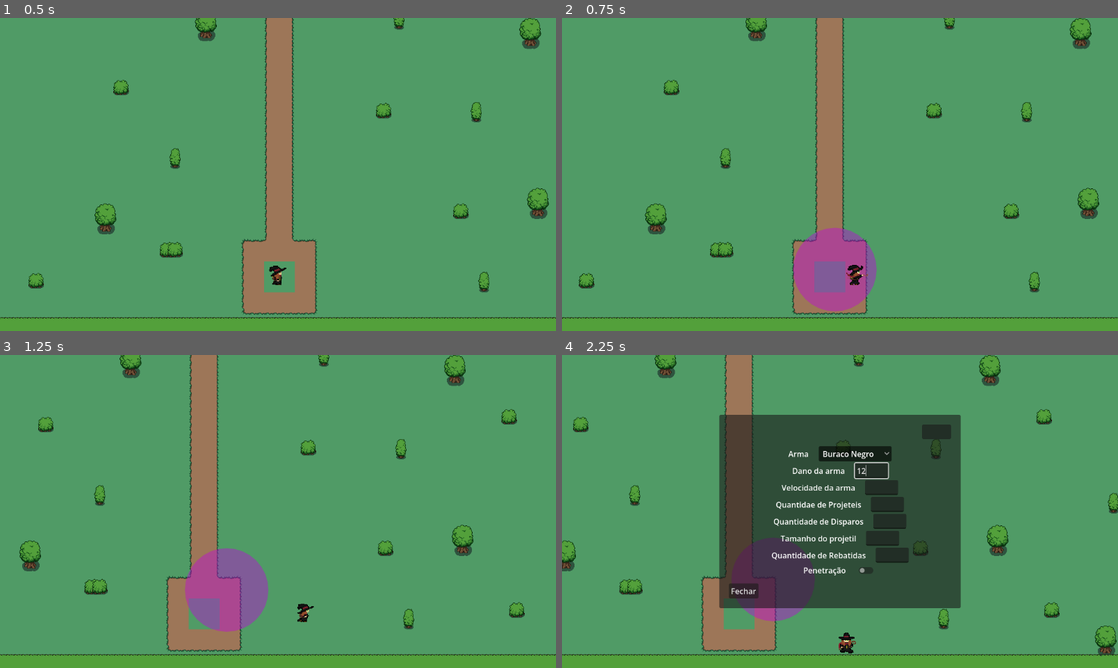
Above: before the commit, frames 1-4 (two rows, left to right).
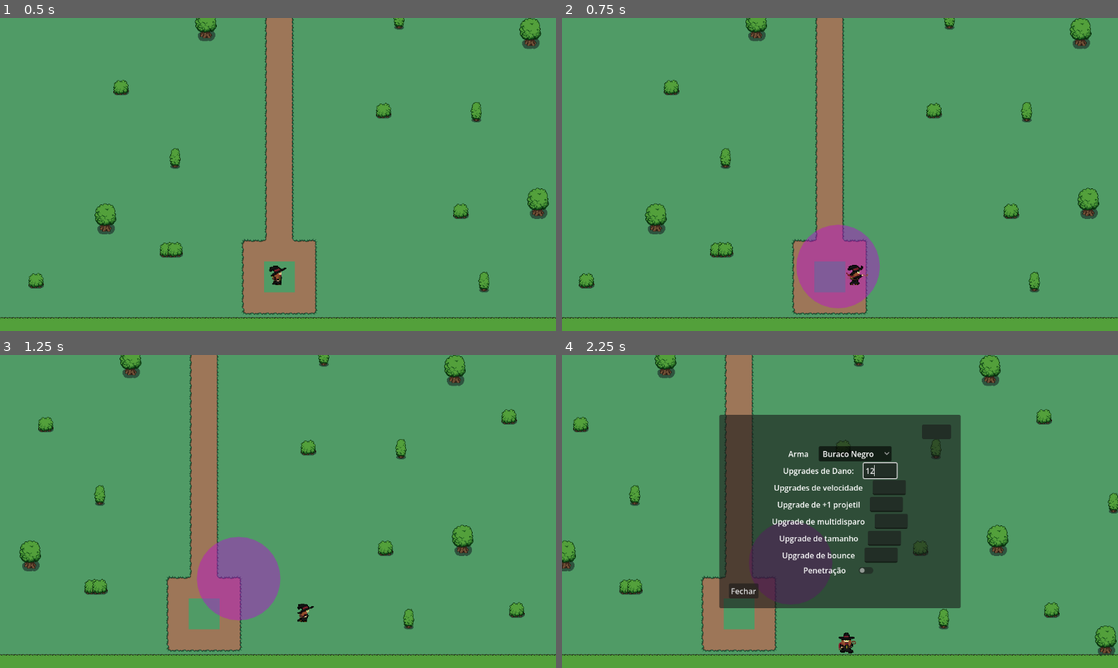
Above: after the commit, the same moments.

Repository: KidovieckF/ecos-tg
Game: Godot game, scene res://Cenas/Mundo/LobbyPrincipal.tscn
Same seed, same stepped clock (60 frames per second), same inputs: the game is played once before the commit and once after it. The engine's default icon, where the game draws it, is replaced by a stand-in: a white triangle on a blue panel in a dark square.
Inputs (mouse positions are in pixels of both pictures, inside the frame that each line leads up to):
- Up to frame 1 (0.5 s): no input
- Up to frame 2 (0.75 s): tap Enter at 0.5 s; move the mouse to (962, 158) at 0.52 s; press the mouse at (962, 158) at 0.53 s; hold D (Direita) from 0.53 s (still down)
- Up to frame 3 (1.25 s): keep holding D (Direita); right-click (400, 495) at 0.8 s
- Up to frame 4 (2.25 s): move the mouse to (728, 527) at 1.27 s; release D (Direita) at 1.28 s; release the mouse at (728, 527) at 1.28 s; hold S (Baixo) 1.28-2 s; right-click (728, 527) at 1.35 s; tap Tab (Debbug) at 1.55 s; click (873, 470) at 2.02 s; type "12" at 2.1 s

Frame 1 is identical in both runs. In frame 2, 0.4% of the frame differs, in the area x 41-58%, y 66-94%; in frame 3, 1.6%; in frame 4, 3.1%, in the area x 31-63%, y 34-86%.

Commit message:
att 20/08
começo da implementação da nova loja e modificações nas armas

Diff:
--- /dev/null
+++ b/Cenas/Botões de itens/arma_btn.tscn
@@ -0,0 +1,9 @@
+[gd_scene format=3 uid="uid://bnde680ewximd"]
+
+[node name="armaBtn" type="TextureButton" unique_id=1540479534]
+anchors_preset = 15
+anchor_right = 1.0
+anchor_bottom = 1.0
+grow_horizontal = 2
+grow_vertical = 2
+stretch_mode = 0
--- /dev/null
+++ b/Cenas/Botões de itens/artefato_btn.tscn
@@ -0,0 +1,13 @@
+[gd_scene format=3 uid="uid://dggd0dlroigjm"]
+
+[node name="Control" type="TextureButton" unique_id=1573922183]
+custom_minimum_size = Vector2(50, 50)
+anchors_preset = 8
+anchor_left = 0.5
+anchor_top = 0.5
+anchor_right = 0.5
+anchor_bottom = 0.5
+grow_horizontal = 2
+grow_vertical = 2
+size_flags_vertical = 4
+stretch_mode = 0
--- a/Cenas/Huds/Debugg_Hud.tscn
+++ b/Cenas/Huds/Debugg_Hud.tscn
@@ -77,7 +77,7 @@
 
 [node name="Label" type="Label" parent="Panel/MarginContainer/Pagina1/Dano" unique_id=1979285430]
 layout_mode = 2
-text = "Dano da arma"
+text = "Upgrades de Dano:"
 
 [node name="DanoLine" type="LineEdit" parent="Panel/MarginContainer/Pagina1/Dano" unique_id=559309362]
 unique_name_in_owner = true
@@ -90,7 +90,7 @@
 
 [node name="Label" type="Label" parent="Panel/MarginContainer/Pagina1/Speed" unique_id=977653296]
 layout_mode = 2
-text = "Velocidade da arma"
+text = "Upgrades de velocidade"
 
 [node name="SpeedLine" type="LineEdit" parent="Panel/MarginContainer/Pagina1/Speed" unique_id=851074081]
 unique_name_in_owner = true
@@ -103,7 +103,7 @@
 
 [node name="Label" type="Label" parent="Panel/MarginContainer/Pagina1/Projeteis" unique_id=1050587945]
 layout_mode = 2
-text = "Quantidae de Projeteis"
+text = "Upgrade de +1 projetil"
 
 [node name="ProjLine" type="LineEdit" parent="Panel/MarginContainer/Pagina1/Projeteis" unique_id=2040225403]
 unique_name_in_owner = true
@@ -116,7 +116,7 @@
 
 [node name="Label" type="Label" parent="Panel/MarginContainer/Pagina1/Disparos" unique_id=525029747]
 layout_mode = 2
-text = "Quantidade de Disparos"
+text = "Upgrade de multidisparo"
 
 [node name="DisparoLine" type="LineEdit" parent="Panel/MarginContainer/Pagina1/Disparos" unique_id=671935693]
 unique_name_in_owner = true
@@ -129,7 +129,7 @@
 
 [node name="Label" type="Label" parent="Panel/MarginContainer/Pagina1/Tamanho" unique_id=240156573]
 layout_mode = 2
-text = "Tamanho do projetil"
+text = "Upgrade de tamanho"
 
 [node name="TamanhoLine" type="LineEdit" parent="Panel/MarginContainer/Pagina1/Tamanho" unique_id=1238335145]
 unique_name_in_owner = true
@@ -142,7 +142,7 @@
 
 [node name="Label" type="Label" parent="Panel/MarginContainer/Pagina1/Bounce" unique_id=1187306248]
 layout_mode = 2
-text = "Quantidade de Rebatidas"
+text = "Upgrade de bounce"
 
 [node name="BounceLine" type="LineEdit" parent="Panel/MarginContainer/Pagina1/Bounce" unique_id=1915002218]
 unique_name_in_owner = true
--- /dev/null
+++ b/Cenas/Huds/hud_loja.tscn
@@ -0,0 +1,74 @@
+[gd_scene format=3 uid="uid://kmtyawswx1qp"]
+
+[ext_resource type="Script" uid="uid://cpbskcm7ucaok" path="res://Scripts/Mundo/Salas/loja_hud.gd" id="1_v0yjx"]
+[ext_resource type="Script" uid="uid://bmxf0u4dayjym" path="res://Recursos/Armas/arma_recurso.gd" id="2_1xq1i"]
+[ext_resource type="PackedScene" uid="uid://dggd0dlroigjm" path="res://Cenas/Botões de itens/artefato_btn.tscn" id="2_35upk"]
+[ext_resource type="Script" uid="uid://dja2hqiq4y6k" path="res://Recursos/Artefatos/artefatos.gd" id="2_fcwhe"]
+[ext_resource type="Resource" uid="uid://jkk1dg3tgva4" path="res://Recursos/Artefatos/Teste_dano.tres" id="3_hvdk6"]
+[ext_resource type="Resource" uid="uid://b36ypyd4u11v7" path="res://Recursos/Armas/Laser.tres" id="3_wn5sp"]
+[ext_resource type="Resource" uid="uid://ddmiyd4uofc2b" path="res://Recursos/Armas/Missil.tres" id="4_h1rty"]
+[ext_resource type="Resource" uid="uid://dlstaa81tgc3d" path="res://Recursos/Armas/Gravity.tres" id="5_vypj1"]
+[ext_resource type="Resource" uid="uid://bk7atnl1twgbk" path="res://Recursos/Armas/Circulo_Fogo.tres" id="6_3eiqi"]
+[ext_resource type="PackedScene" uid="uid://bnde680ewximd" path="res://Cenas/Botões de itens/arma_btn.tscn" id="9_lqvjm"]
+
+[node name="Control" type="Control" unique_id=875357598]
+layout_mode = 3
+anchors_preset = 15
+anchor_right = 1.0
+anchor_bottom = 1.0
+grow_horizontal = 2
+grow_vertical = 2
+script = ExtResource("1_v0yjx")
+armas = Array[ExtResource("2_1xq1i")]([ExtResource("3_wn5sp"), ExtResource("4_h1rty"), ExtResource("5_vypj1"), ExtResource("6_3eiqi")])
+artefatos = Array[ExtResource("2_fcwhe")]([ExtResource("3_hvdk6")])
+
+[node name="Panel" type="Panel" parent="." unique_id=1020717749]
+custom_minimum_size = Vector2(450, 300)
+layout_mode = 1
+anchors_preset = 8
+anchor_left = 0.5
+anchor_top = 0.5
+anchor_right = 0.5
+anchor_bottom = 0.5
+offset_left = -20.0
+offset_top = -20.0
+offset_right = 20.0
+offset_bottom = 20.0
+grow_horizontal = 2
+grow_vertical = 2
+
+[node name="MarginContainer" type="MarginContainer" parent="Panel" unique_id=1657361450]
+layout_mode = 1
+anchors_preset = 15
+anchor_right = 1.0
+anchor_bottom = 1.0
+grow_horizontal = 2
+grow_vertical = 2
+theme_override_constants/margin_top = 20
+
+[node name="VBoxContainer" type="VBoxContainer" parent="Panel/MarginContainer" unique_id=1354755981]
+layout_mode = 2
+theme_override_constants/separation = 20
+alignment = 1
+
+[node name="ArmaBtn" parent="Panel/MarginContainer/VBoxContainer" unique_id=1540479534 instance=ExtResource("9_lqvjm")]
+unique_name_in_owner = true
+layout_mode = 2
+size_flags_horizontal = 4
+size_flags_vertical = 0
+
+[node name="Artefatos" type="HBoxContainer" parent="Panel/MarginContainer/VBoxContainer" unique_id=1666136618]
+layout_mode = 2
+alignment = 1
+
+[node name="ArtefatoBtn" parent="Panel/MarginContainer/VBoxContainer/Artefatos" unique_id=1204837669 instance=ExtResource("2_35upk")]
+unique_name_in_owner = true
+layout_mode = 2
+
+[node name="ArtefatoBtn2" parent="Panel/MarginContainer/VBoxContainer/Artefatos" unique_id=631438980 instance=ExtResource("2_35upk")]
+unique_name_in_owner = true
+layout_mode = 2
+
+[connection signal="pressed" from="Panel/MarginContainer/VBoxContainer/ArmaBtn" to="." method="_on_arma_btn_pressed"]
+[connection signal="pressed" from="Panel/MarginContainer/VBoxContainer/Artefatos/ArtefatoBtn" to="." method="_on_artefato_btn_pressed"]
+[connection signal="pressed" from="Panel/MarginContainer/VBoxContainer/Artefatos/ArtefatoBtn2" to="." method="_on_artefato_btn_2_pressed"]
--- a/Hud_upgrade.tscn
+++ b/Hud_upgrade.tscn
@@ -2,17 +2,7 @@
 
 [ext_resource type="Script" uid="uid://dqgu7wmkeuk66" path="res://Scripts/Huds/hud_upgrade.gd" id="1_jkgpm"]
 [ext_resource type="Script" uid="uid://8c037puqgbug" path="res://Recursos/itens_data.gd" id="2_x6fcg"]
-[ext_resource type="Resource" uid="uid://bbk331fykv6fn" path="res://Recursos/Upgrades/Dano.tres" id="3_x6fcg"]
-[ext_resource type="Resource" uid="uid://p1bxp45lxdj4" path="res://Recursos/Upgrades/Velocidade.tres" id="4_lwiws"]
-[ext_resource type="Resource" uid="uid://kp2g3nno1r2t" path="res://Recursos/Upgrades/Vida.tres" id="5_ojnsx"]
-[ext_resource type="Resource" uid="uid://di7pdywk7r0nr" path="res://Recursos/Upgrades/Tamanho.tres" id="6_16bmg"]
 [ext_resource type="PackedScene" uid="uid://ywipkdmnc0ja" path="res://Cenas/Mundo/upgrade.tscn" id="6_lwiws"]
-[ext_resource type="Resource" uid="uid://cax4h5p8wd1cs" path="res://Recursos/Upgrades/ProjExtra.tres" id="7_dquic"]
-[ext_resource type="Resource" uid="uid://pk2omm0vbbt3" path="res://Recursos/Upgrades/Ricochete.tres" id="8_tsftb"]
-[ext_resource type="Resource" uid="uid://dyic6vn531y2d" path="res://Recursos/Upgrades/Rajada.tres" id="9_tsftb"]
-[ext_resource type="Resource" uid="uid://pec5eegrfn0o" path="res://Recursos/Upgrades/VelocidadeAtaque.tres" id="10_ourud"]
-[ext_resource type="Resource" uid="uid://do16bgtf3rqjd" path="res://Recursos/Upgrades/VelocidadeBala.tres" id="11_ourud"]
-[ext_resource type="Resource" uid="uid://c8s2rq5gtwye5" path="res://Recursos/Upgrades/Perfurante.tres" id="12_fee74"]
 
 [sub_resource type="StyleBoxFlat" id="StyleBoxFlat_lwiws"]
 bg_color = Color(0.30685335, 0.6371675, 0.8390747, 1)
@@ -24,7 +14,7 @@
 [node name="CanvasLayer" type="CanvasLayer" unique_id=1338939119]
 process_mode = 3
 script = ExtResource("1_jkgpm")
-upgrades = Array[ExtResource("2_x6fcg")]([ExtResource("3_x6fcg"), ExtResource("4_lwiws"), ExtResource("5_ojnsx"), ExtResource("6_16bmg"), ExtResource("7_dquic"), ExtResource("8_tsftb"), ExtResource("9_tsftb"), ExtResource("10_ourud"), ExtResource("11_ourud"), ExtResource("12_fee74")])
+upgrades = Array[ExtResource("2_x6fcg")]([null])
 
 [node name="Panel" type="Panel" parent="." unique_id=1929398772]
 custom_minimum_size = Vector2(600, 180)
--- a/Recursos/Armas/arma_fogo.gd
+++ b/Recursos/Armas/arma_fogo.gd
@@ -44,8 +44,9 @@
 	dano_add *= dano_multiplicador #artefato
 	var i = 0
 	if player.get_node("VolleyCooldown").is_stopped():
-		while i <= 2: #proj extras
+		while i <= bursts - 1:
 			var novo_circulo = projetil.instantiate()
+			novo_circulo.scale *= tamanho
 			novo_circulo.start(daninho)
 			novo_circulo.dano_add = dano_add
 			player.get_parent().add_child(novo_circulo)
--- a/Recursos/Armas/gravity.gd
+++ b/Recursos/Armas/gravity.gd
@@ -40,14 +40,16 @@
 func usar_arma(player,delta, dano_adicional, dano_multiplicador, direcao):
 	if buracos_ativo.size() < buracos_totais:
 		var dano_atual = dano
+		speed_calculada = (speed_calculada + speed) / 2
 		dano_atual += dano_add #upgrade
 		dano_atual += dano_adicional #artefato
 		dano_atual *= dano_multiplicador #artefato
 		dano_atual += (RunData.vida_max * 0.01)
 		var novo_gravity = projetil.instantiate()
+		novo_gravity.scale *= tamanho
 		player.get_parent().add_child(novo_gravity)
 		novo_gravity.global_position = player.global_position
-		novo_gravity.start(dano_atual, player.global_position, speed, direcao)
+		novo_gravity.start(dano_atual, player.global_position, speed_calculada, direcao)
 		player.get_node("AttackTimer").start()
 		buracos_ativo.append(novo_gravity)
 		novo_gravity.tree_exited.connect(func():
--- a/Recursos/Armas/laser.gd
+++ b/Recursos/Armas/laser.gd
@@ -43,6 +43,7 @@
 	dano_atual += dano_add #upgrade
 	dano_atual += dano_adicional #artefato
 	dano_atual *= dano_multiplicador #artefato
+
 	if player.get_node("AttackTimer").is_stopped():
 		if dano_atual < 10:
 			dano_atual += delta * 2
@@ -63,6 +64,7 @@
 		print("soltou")
 		RunData.speed_calculado = 0
 		var novo_laser = projetil.instantiate()
+		novo_laser.scale *= tamanho
 		player.get_parent().add_child(novo_laser)
 		novo_laser.global_position = player.get_node("Muzzle").global_position
 		novo_laser.start(dano_atual, player.global_position)
--- a/Recursos/Armas/missil_mag.gd
+++ b/Recursos/Armas/missil_mag.gd
@@ -50,6 +50,7 @@
 		dano_atual *= dano_multiplicador #artefatos
 		print("Dano dentro da arma: ", dano_atual)
 		var novo_missil = projetil.instantiate()
+		novo_missil.scale *= tamanho
 		player.get_parent().add_child(novo_missil)
 		novo_missil.global_position = player.global_position
 		novo_missil.start(dano_atual, speed_calculada, proj_por_burst, i, bounces, penetracao, direcao)
--- /dev/null
+++ b/Scripts/Mundo/Salas/loja_hud.gd
@@ -0,0 +1,49 @@
+extends Control
+
+@export var armas : Array[ArmaRecurso] = []
+@export var artefatos : Array[Artefato_data] = []
+var sorteado
+var sorteadoArma
+var sorte1 :Artefato_data
+var sorte2 :Artefato_data
+var sorte3 :Artefato_data
+
+var sorteArma : ArmaRecurso
+# Called when the node enters the scene tree for the first time.
+func _ready() -> void:
+	sortear_artefato()
+	sorte1 = artefatos[sorteado]
+	%ArtefatoBtn.texture_normal = sorte1.icone
+	sortear_artefato()
+	sorte2 = artefatos[sorteado]
+	%ArtefatoBtn2.texture_normal = sorte2.icone
+	if randi_range(0,1) == 1:
+		sortear_arma()
+		sorteArma = armas[sorteadoArma]
+		%ArmaBtn.texture_normal = sorteArma.textura
+
+
+func sortear_artefato():
+	sorteado =  randi_range(0, artefatos.size() - 1 )
+
+func sortear_arma():
+	sorteadoArma =  randi_range(0, armas.size() - 1 )
+
+# Called every frame. 'delta' is the elapsed time since the previous frame.
+func _process(delta: float) -> void:
+	pass
+
+
+func _on_arma_btn_pressed() -> void:
+	RunData.armas[0] = sorteArma
+	%ArmaBtn.texture_normal = null
+
+
+func _on_artefato_btn_pressed() -> void:
+	RunData.artefatos_coletados.append(sorte1)
+	%ArtefatoBtn.texture_normal = null
+
+
+func _on_artefato_btn_2_pressed() -> void:
+	RunData.artefatos_coletados.append(sorte2)
+	%ArtefatoBtn2.texture_normal = null
--- /dev/null
+++ b/Scripts/Mundo/Salas/sala_loja.gd
@@ -0,0 +1,21 @@
+extends Node2D
+
+var player_dentro = false
+var
+# Called when the node enters the scene tree for the first time.
+func _ready() -> void:
+	pass # Replace with function body.
+
+
+# Called every frame. 'delta' is the elapsed time since the previous frame.
+func _process(delta: float) -> void:
+	if Input.is_action_just_pressed("Interagir") and player_dentro:
+		 pass
+
+
+func _on_static_body_2d_body_entered(body: Node2D) -> void:
+	player_dentro = true
+
+
+func _on_static_body_2d_body_exited(body: Node2D) -> void:
+	player_dentro = false
Not shown: 1 places in Cenas/Mundo/Salas/sala_loja.tscn that only renumber resources
Not shown, added: Scripts/Mundo/Salas/loja_hud.gd.uid
Not shown, added: Scripts/Mundo/Salas/sala_loja.gd.uid
